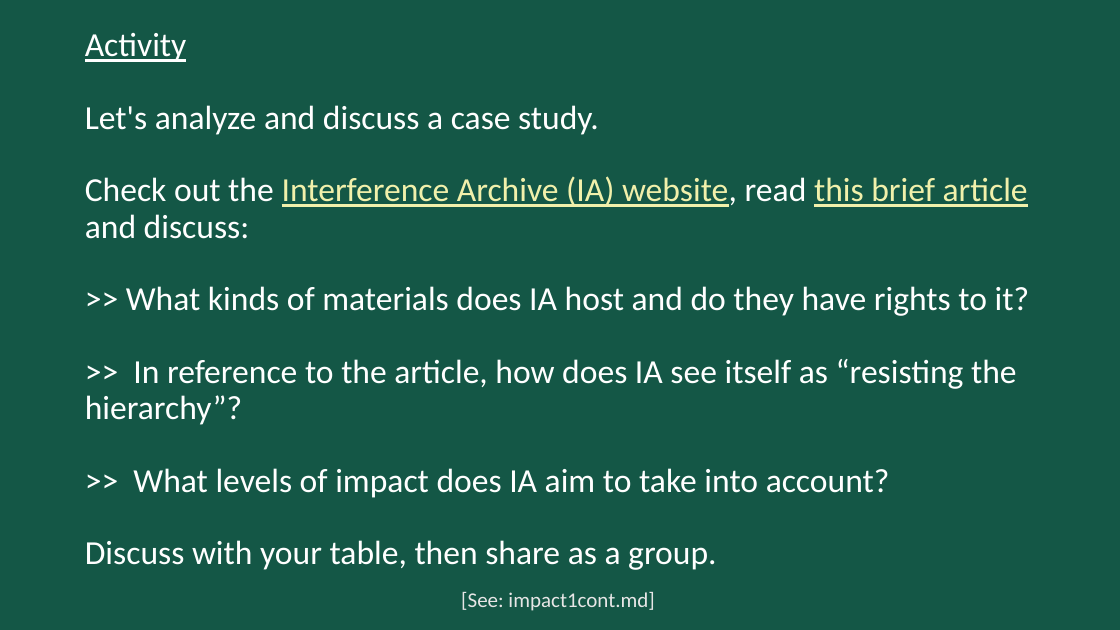
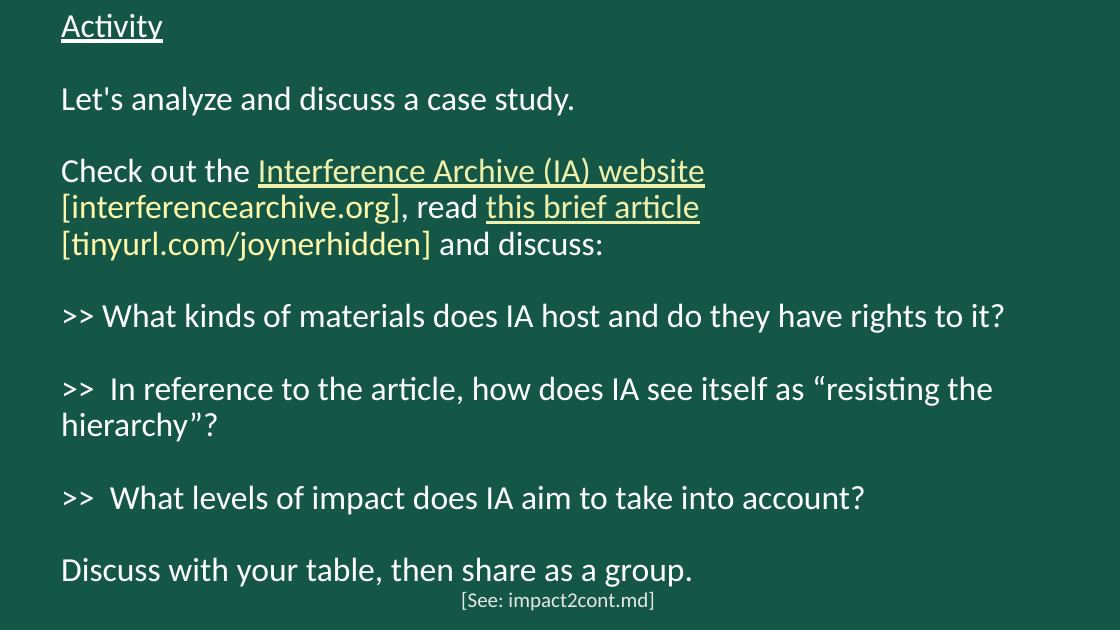
Before and after one commit to dhsouthbend/ethics, a slide deck: slide 33 of slides.pptx. Drawn at 1120x630 pixels with LibreOffice and Linux fonts; fonts in the diff are those of the drawing. Boxes give left, top, right and bottom in pixels: in the first picture for what was removed or moved away, otherwise in the second. Text is boxed around its words. In the diff, an @@ line names an element or a change of style, - is before the commit and + after.

Commit message:
updated slides with tinyurls

```diff
--- a/slides.pptx
+++ b/slides.pptx
@@ title at [61, 14, 1005, 587]: text changed @@
-Activity
-Let's analyze and discuss a case study.
-Check out the Interference Archive (IA) website, read this brief article and discuss:
->> What kinds of materials does IA host and do they have rights to it?
->> In reference to the article, how does IA see itself as “resisting the hierarchy”?
->> What levels of impact does IA aim to take into account?
-Discuss with your table, then share as a group.
+Activity
+Let's analyze and discuss a case study.
+Check out the Interference Archive (IA) website [interferencearchive.org], read this brief article [tinyurl.com/joynerhidden] and discuss:
+>> What kinds of materials does IA host and do they have rights to it?
+>> In reference to the article, how does IA see itself as “resisting the hierarchy”?
+>> What levels of impact does IA aim to take into account?
+Discuss with your table, then share as a group.
@@ text at [461, 592, 654, 611]: text changed @@
-[See: impact1cont.md]
+[See: impact2cont.md]
```
Also in this commit, not shown: 3 other slides changed, 1 other file.
